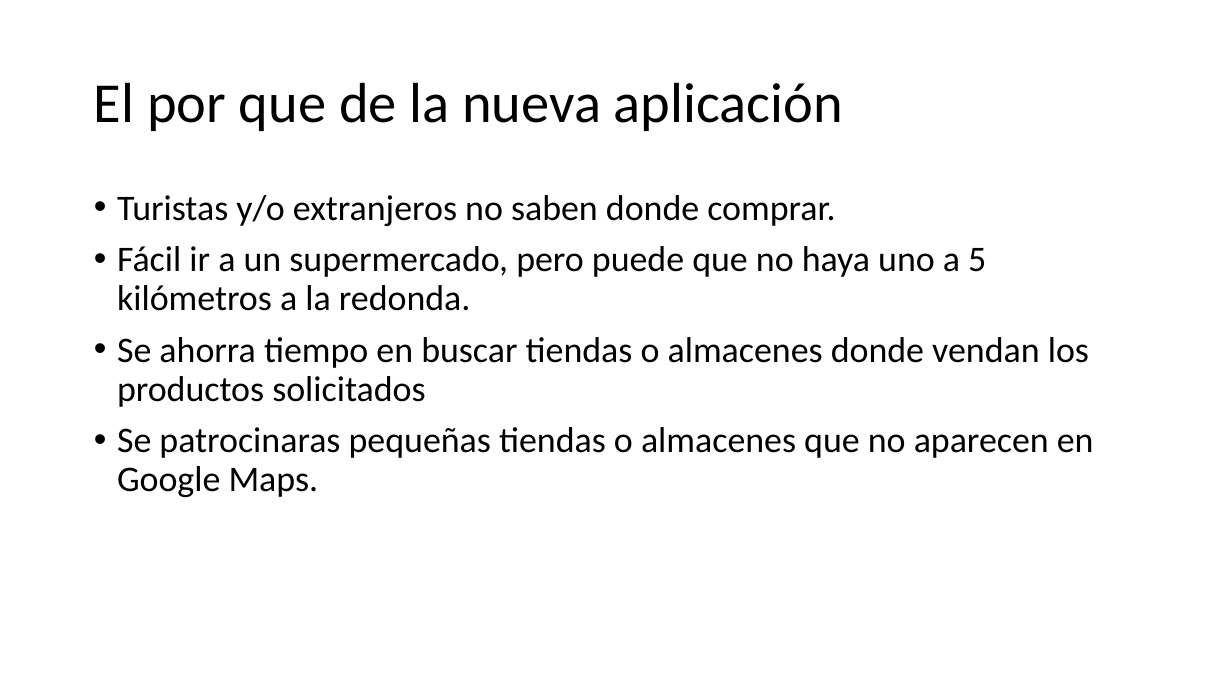
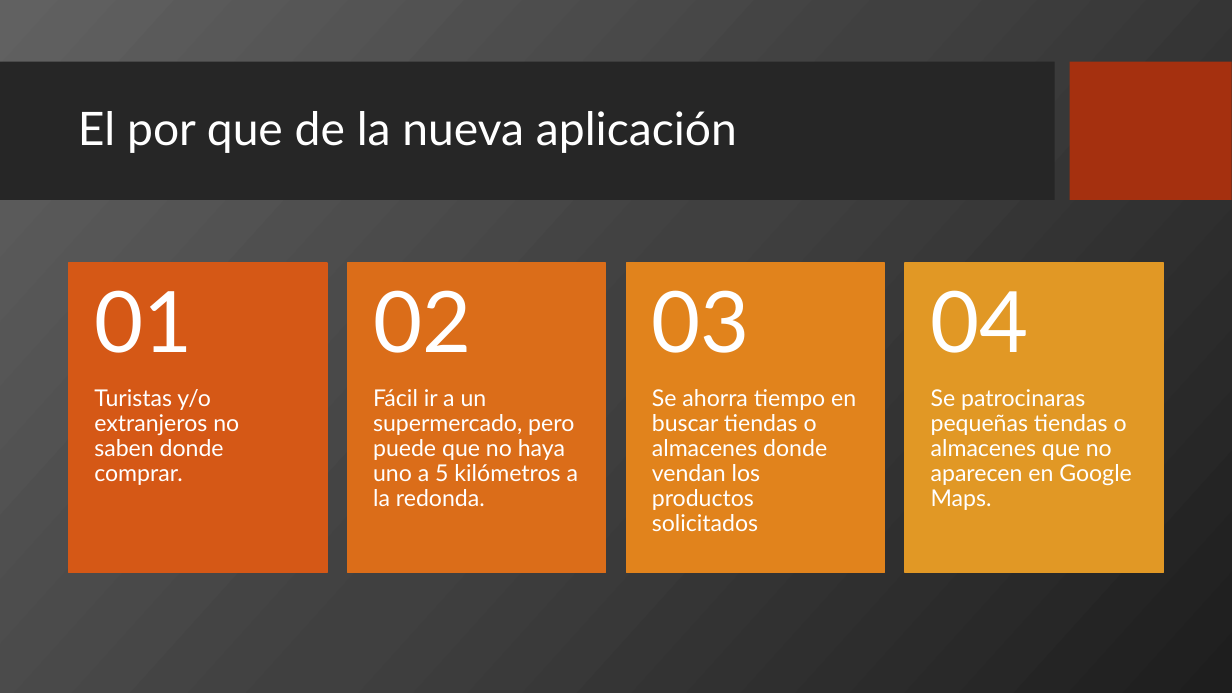
Before and after one commit to JoaquinEMZ/ProyectoAndroid2, a slide deck: slide 3 of presentacion android.pptx. Drawn at 1232x693 pixels with LibreOffice and Linux fonts; fonts in the diff are those of the drawing; background and template pictures are left out. Boxes give left, top, right and bottom in pixels: in the first picture for what was removed or moved away, otherwise in the second. Text is boxed around its words. In the diff, an @@ line names an element or a change of style, - is before the commit and + after.

Commit message:
Pequeñas correcciones al documento de presentación y correcciones ortograficas a la aplicación

```diff
--- a/presentacion android.pptx
+++ b/presentacion android.pptx
@@ background #FFFFFF to picture (left out) @@
@@ rectangle added at (0,62,1055,201), fill #262626 @@
@@ title "El por que de la ...": place and size @@
-title "El por que de la ..." at (94,82,843,131)
+title "El por que de la ..." at (78,111,737,153)
@@ title "El por que de la ..." at (78,111,737,153): size 44 to 36 pt, font Calibri to Lato, text colour #000000 to #FFFFFF @@
@@ rectangle added at (1070,62,1232,201), fill #A5300F @@
@@ text removed at (117,195,1094,497) @@
-• Turistas y/o extranjeros no saben donde comprar.
-• Fácil ir a un supermercado, pero puede que no haya uno a 5 kilómetros a la redonda.
-• Se ahorra tiempo en buscar tiendas o almacenes donde vendan los productos solicitados
-• Se patrocinaras pequeñas tiendas o almacenes que no aparecen en Google Maps.
@@ group added at (69,263,1164,573): 8 texts, 4 rectangles @@
+Turistas y/o extranjeros no saben donde comprar.
+01
+Fácil ir a un supermercado, pero puede que no haya uno a 5 kilómetros a la redonda.
+02
+Se ahorra tiempo en buscar tiendas o almacenes donde vendan los productos solicitados
+03
+Se patrocinaras pequeñas tiendas o almacenes que no aparecen en Google Maps.
+04
```
Also in this commit, not shown: 7 other slides changed, 1 slide added, 3 other files.
